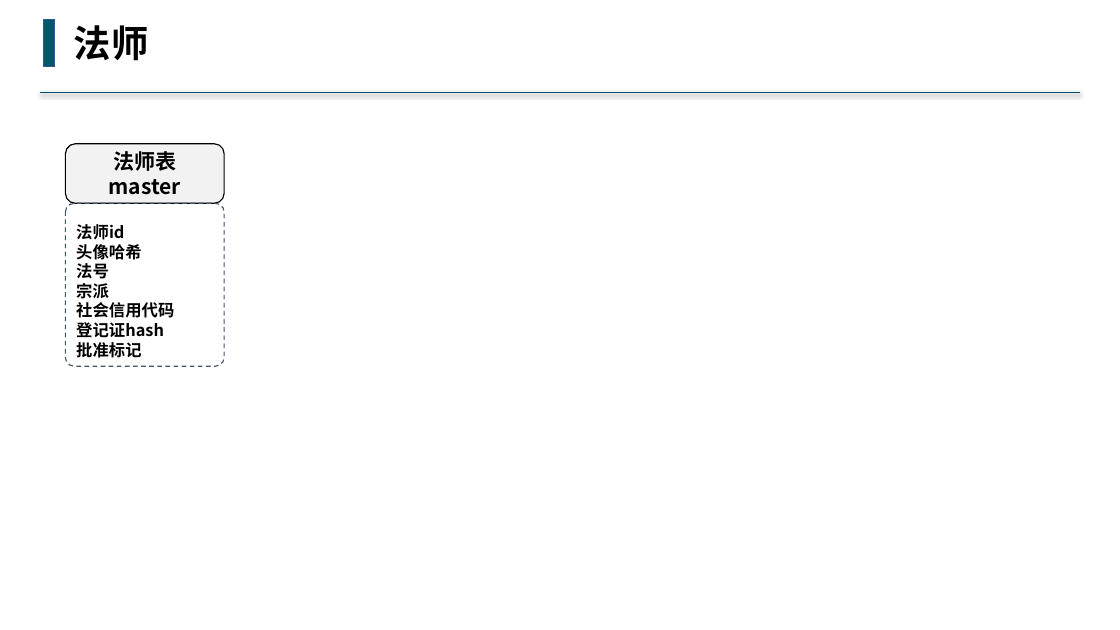
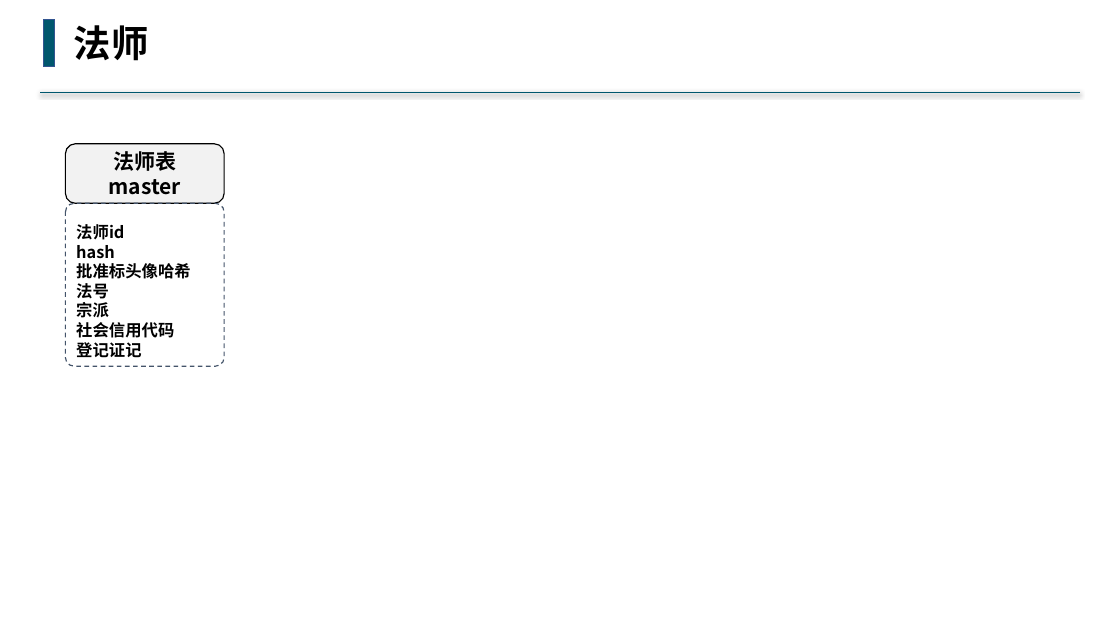
Before and after one commit to buddhachain/buddhaContract, a slide deck: slide 6 of doc/02.身份.pptx. Drawn at 1120x630 pixels with LibreOffice and Linux fonts; fonts in the diff are those of the drawing. Boxes give left, top, right and bottom in pixels: in the first picture for what was removed or moved away, otherwise in the second. Text is boxed around its words. In the diff, an @@ line names an element or a change of style, - is before the commit and + after.

```diff
--- a/doc/02.身份.pptx
+++ b/doc/02.身份.pptx
@@ text in rounded rectangle at bbox=[76, 245, 190, 279]: text changed @@
-头像哈希
+hash
+批准标头像哈希
@@ text in rounded rectangle at bbox=[76, 342, 141, 358]: text changed @@
-登记证hash
-批准标记
+登记证记
```
Also in this commit, not shown: 1 other slide changed, 2 slides added, 2 other files.
